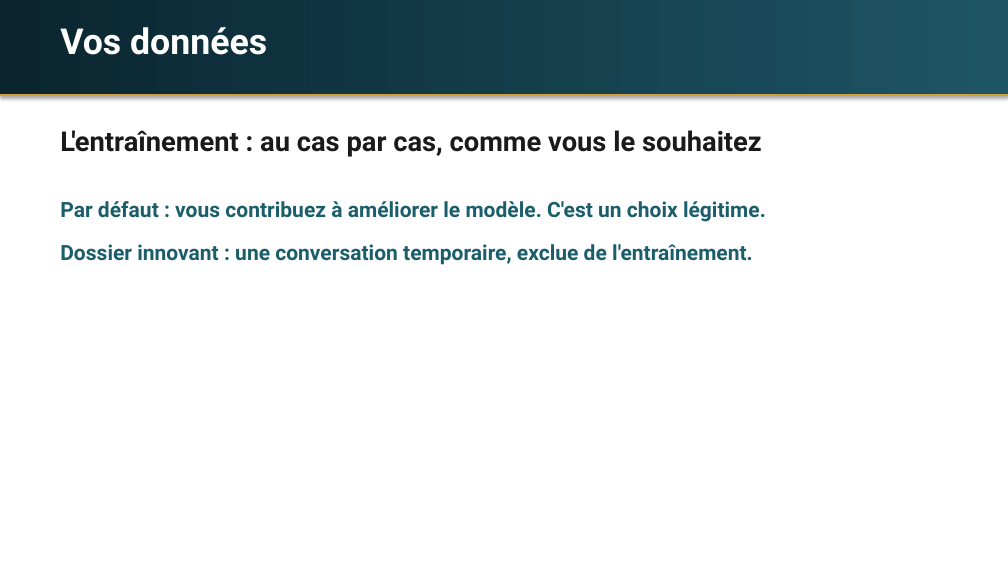
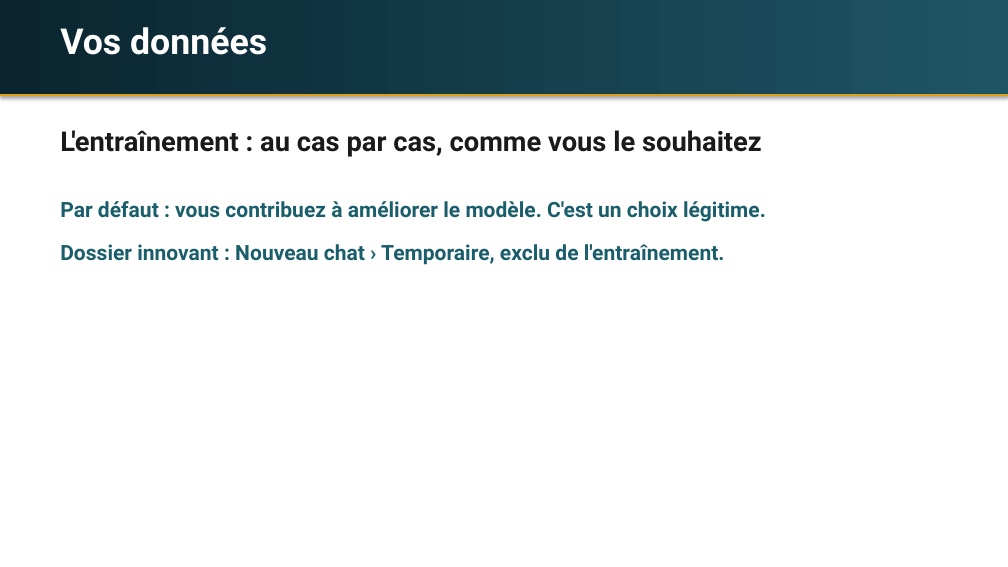
Before and after one commit to idrispjsalvi/claude-hub, a slide deck: slide 36 of espaces/intelligence-academy/seances/laurence-saulais/laurence-saulais-s1-fondamentaux.pptx (slide 35 before the commit). Drawn at 1008x567 pixels with LibreOffice and Linux fonts; fonts in the diff are those of the drawing. Boxes give left, top, right and bottom in pixels: in the first picture for what was removed or moved away, otherwise in the second. Text is boxed around its words. In the diff, an @@ line names an element or a change of style, - is before the commit and + after.

```diff
--- a/espaces/intelligence-academy/seances/laurence-saulais/laurence-saulais-s1-fondamentaux.pptx
+++ b/espaces/intelligence-academy/seances/laurence-saulais/laurence-saulais-s1-fondamentaux.pptx
@@ text at (x1=60, y1=244, x2=725, y2=265): text changed @@
-Dossier innovant : une conversation temporaire, exclue de l'entraînement.
+Dossier innovant : Nouveau chat › Temporaire, exclu de l'entraînement.
```
Also in this commit, not shown: 10 other slides changed, 7 slides added, 3 slides removed, 1 other file.
